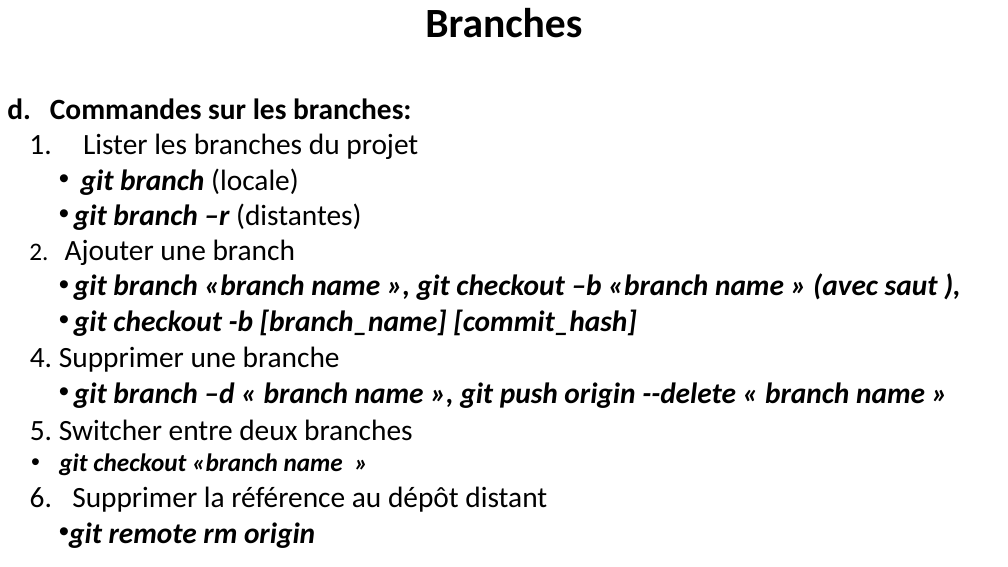
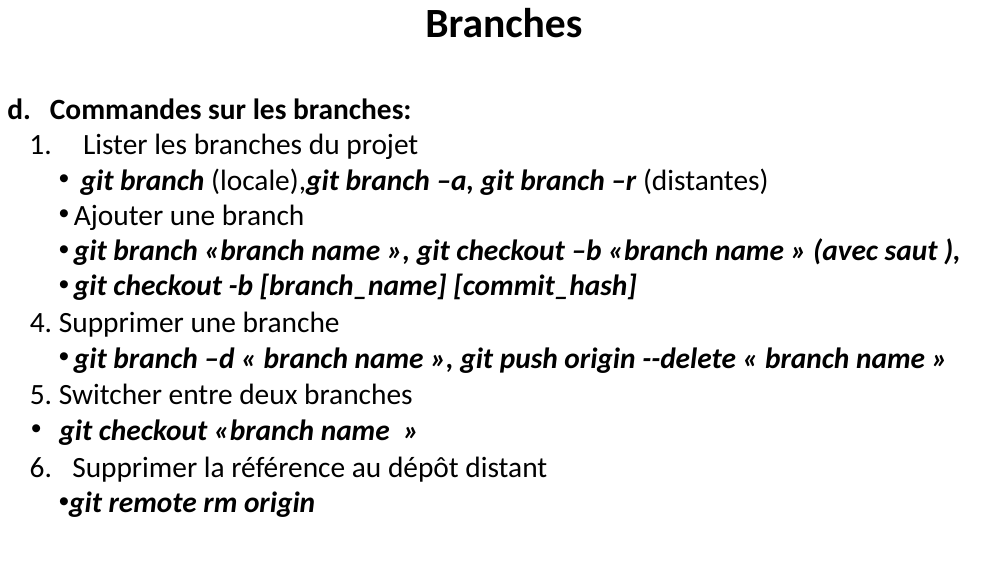
Before and after one commit to belakebiboussad/form, a slide deck: slide 13 of Formation Git.pptx. Drawn at 1008x567 pixels with LibreOffice and Linux fonts; fonts in the diff are those of the drawing. Boxes give left, top, right and bottom in pixels: in the first picture for what was removed or moved away, otherwise in the second. Text is boxed around its words. In the diff, an @@ line names an element or a change of style, - is before the commit and + after.

```diff
--- a/Formation Git.pptx
+++ b/Formation Git.pptx
@@ text at (x1=81, y1=168, x2=768, y2=195): text changed @@
-• git branch (locale)
-• git branch –r (distantes)
+• git branch (locale),git branch –a, git branch –r (distantes)
@@ text at (x1=59, y1=204, x2=390, y2=445): size 24 to 28 pt in "git checkout «branch name »"; bullet 1. to • @@
```
Also in this commit, not shown: 6 other slides changed, 4 slides added, 2 slides removed.
